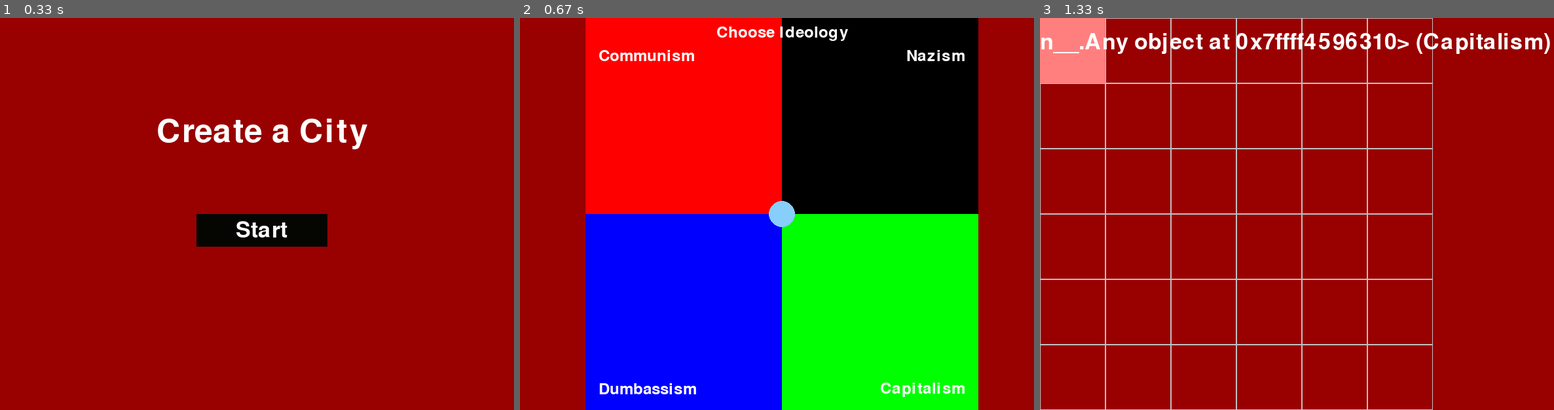
Above: before the commit, frames 1-3 (left to right).
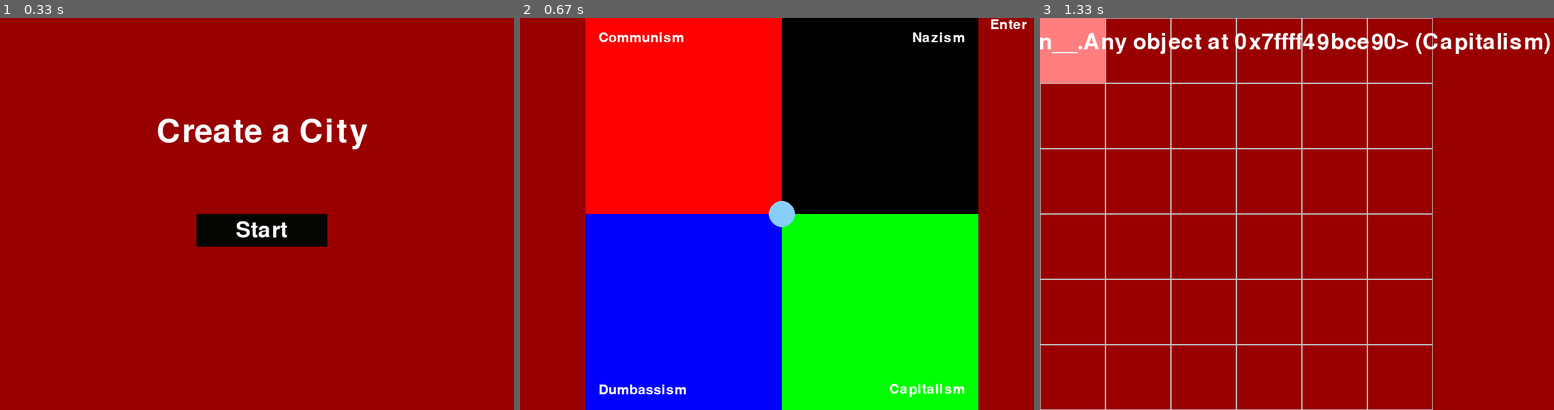
Above: after the commit, the same moments.

Repository: SilenyProgramator/Build-Da-City
Game: pygame game, started from plocha.py
Same seed, same stepped clock (60 frames per second), same inputs: the game is played once before the commit and once after it.
Inputs:
- Up to frame 1 (0.33 s): no input
- Up to frame 2 (0.67 s): click "Start" at 0.38 s
- Up to frame 3 (1.33 s): tap Enter at 0.67 s

Frame 1 is identical in both runs. In frame 2, 1.8% of the frame differs, in the area x 15-99%, y 0-97%; in frame 3, 1.3%.

Commit message:
political compass- finish

Diff:
--- a/plocha.py
+++ b/plocha.py
@@ -59,10 +59,20 @@
     movement_speed = 20  # Increase speed of movement
     running = True
 
-    font = pygame.font.Font(None, 36)
+    font = pygame.font.Font(None, 31)  # Increased font size for better visibility
     label_color = WHITE  # Set text color to white for visibility
 
     while running:
+        screen.fill(BG_COLOR)  # Clear the screen
+
+        # Draw "Choose Ideology" label above the compass
+        title_text = font.render("Choose Ideology", True, label_color)
+        screen.blit(title_text, (WIDTH // 2 - title_text.get_width() // 2, HEIGHT // 2 - compass_height // 2 - 30))  # Move lower for better visibility
+
+        # Draw "Enter:vyber" label next to the compass
+        enter_text = font.render("Enter", True, label_color)
+        screen.blit(enter_text, (WIDTH // 2 + compass_width // 2 + 18, HEIGHT // 2 - compass_height // 2))
+
         compass_surface.fill(WHITE)
 
         # Draw quadrants
@@ -71,17 +81,13 @@
         pygame.draw.rect(compass_surface, IDEOLOGIES["dumbassism"][1], (0, compass_height // 2, compass_width // 2, compass_height // 2))
         pygame.draw.rect(compass_surface, IDEOLOGIES["capitalism"][1], (compass_width // 2, compass_height // 2, compass_width // 2, compass_height // 2))
 
-        # Draw "Choose Ideology" label
-        title_text = font.render("Choose Ideology", True, label_color)
-        compass_surface.blit(title_text, (compass_width // 2 - title_text.get_width() // 2, 10))
-
-        # Draw labels for each ideology (with white text)
+        # Draw labels for each ideology
         for ideology, (name, color) in IDEOLOGIES.items():
             text = font.render(name, True, label_color)
             if ideology == "communism":
-                compass_surface.blit(text, (20, 20 + title_text.get_height()))  # Adjust position for "Choose Ideology"
+                compass_surface.blit(text, (20, 20))
             elif ideology == "nazism":
-                compass_surface.blit(text, (compass_width - text.get_width() - 20, 20 + title_text.get_height()))
+                compass_surface.blit(text, (compass_width - text.get_width() - 20, 20))
             elif ideology == "dumbassism":
                 compass_surface.blit(text, (20, compass_height - text.get_height() - 20))
             elif ideology == "capitalism":
@@ -116,12 +122,10 @@
                     running = False
 
         # Blit compass surface to the screen
-        screen.fill(BG_COLOR)  # Clear the screen
-        screen.blit(compass_surface, (WIDTH // 2 - compass_width // 2, HEIGHT // 2 - compass_height // 2))  # Draw compass at center
+        screen.blit(compass_surface, (WIDTH // 2 - compass_width // 2, HEIGHT // 2 - compass_height // 2))
         pygame.display.flip()
 
     state = GAME  # Switch state to GAME
-    pygame.display.set_mode((WIDTH, HEIGHT), pygame.RESIZABLE)  # Return to original screen size
 
 # Game loop
 running = True
